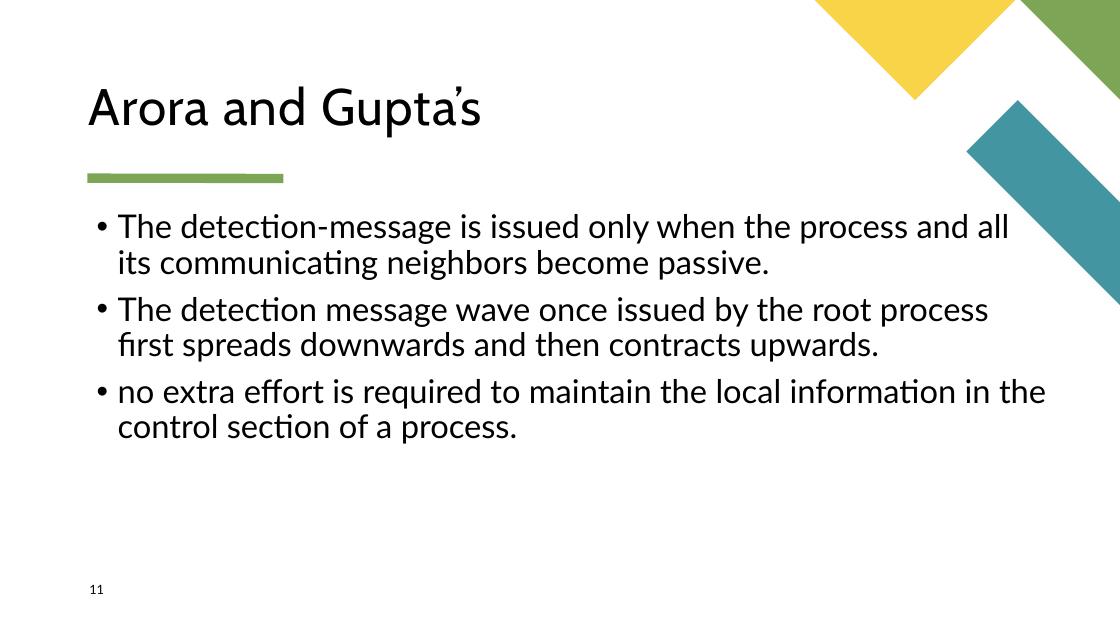
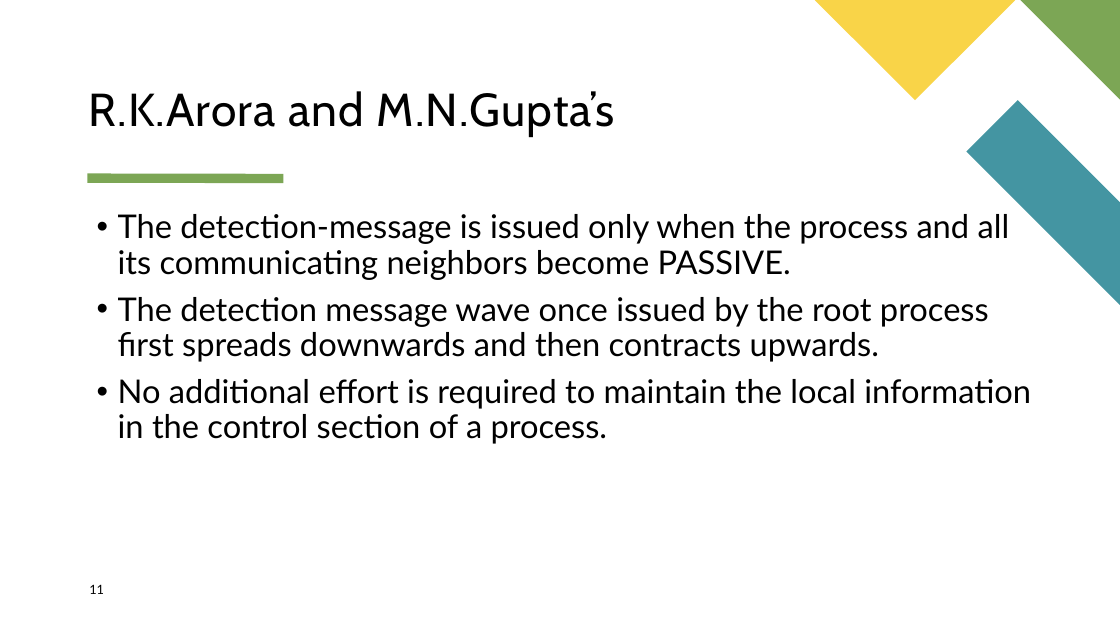
Before and after one commit to adisarip/DS_Project, a slide deck: slide 11 of presentation/Presentation.pptx. Drawn at 1120x630 pixels with LibreOffice and Linux fonts; fonts in the diff are those of the drawing. Boxes give left, top, right and bottom in pixels: in the first picture for what was removed or moved away, otherwise in the second. Text is boxed around its words. In the diff, an @@ line names an element or a change of style, - is before the commit and + after.

```diff
--- a/presentation/Presentation.pptx
+++ b/presentation/Presentation.pptx
@@ title at (89, 91, 614, 137): text changed; size 44 to 39.6 pt @@
-Arora and Gupta’s
+R.K.Arora and M.N.Gupta’s
@@ text at (118, 214, 1010, 280): text changed @@
-• The detection-message is issued only when the process and all its communicating neighbors become passive.
+• The detection-message is issued only when the process and all its communicating neighbors become PASSIVE.
@@ text at (118, 379, 1031, 444): text changed @@
-• no extra effort is required to maintain the local information in the control section of a process.
+• No additional effort is required to maintain the local information in the control section of a process.
```
Also in this commit, not shown: 9 other slides changed.
